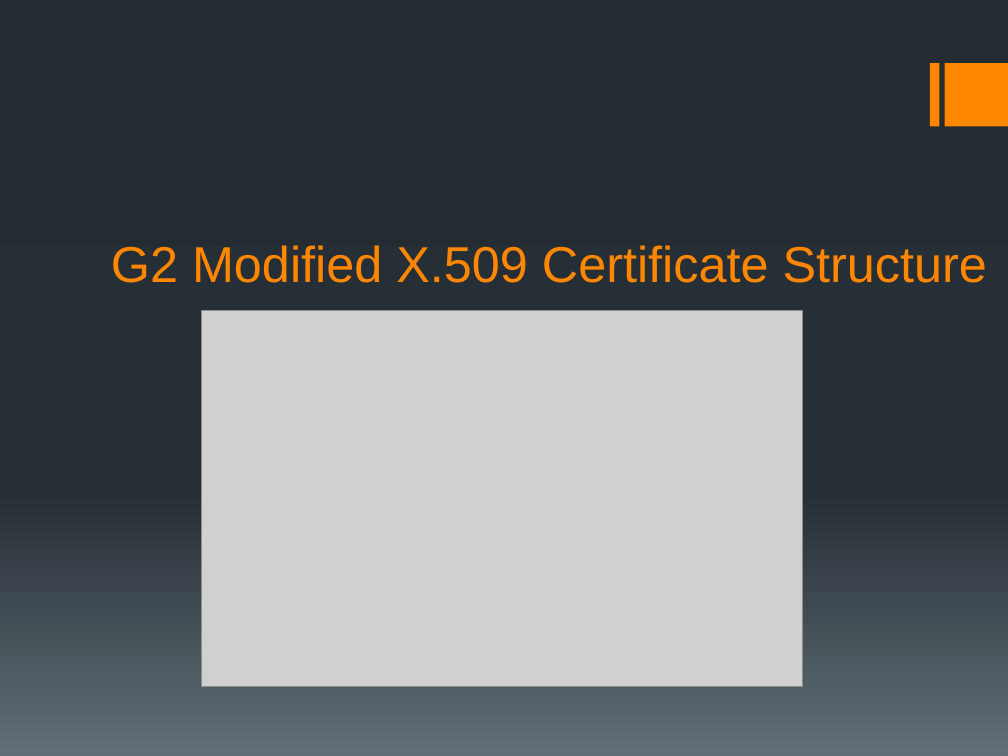
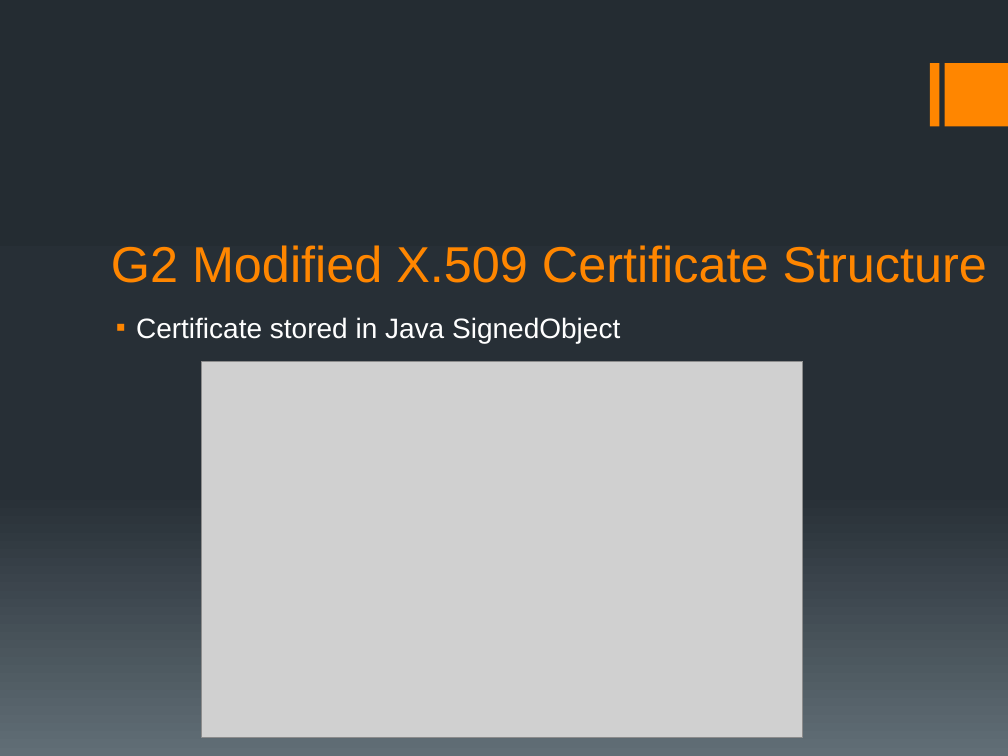
Before and after one commit to avr6130/ATM-BANK, a slide deck: slide 15 of deliverables/G2 Bank and ATM System.pptx. Drawn at 1008x756 pixels with LibreOffice and Linux fonts; fonts in the diff are those of the drawing; grey boxes stand for pictures. Boxes give left, top, right and bottom in pixels: in the first picture for what was removed or moved away, otherwise in the second. Text is boxed around its words. In the diff, an @@ line names an element or a change of style, - is before the commit and + after.

```diff
--- a/deliverables/G2 Bank and ATM System.pptx
+++ b/deliverables/G2 Bank and ATM System.pptx
@@ text added at (136,317,620,343), 20 pt, text #FFFFFF @@
+▪ Certificate stored in Java SignedObject
@@ picture: place and size @@
-picture at (202,310,803,686)
+picture at (202,361,803,737)
```
Also in this commit, not shown: 4 other slides changed, 1 slide removed, 1 other file.
